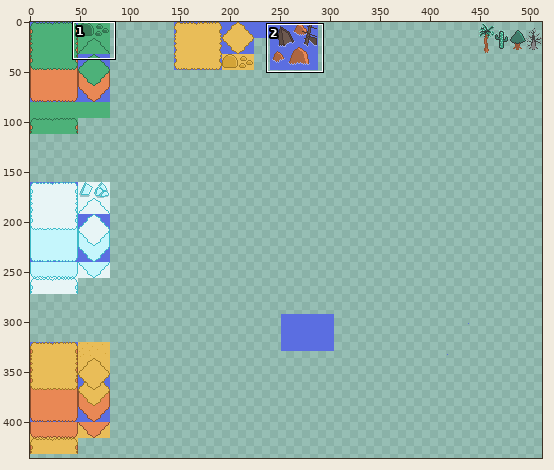
Two states of a pixel-art file, project-files/world_map_tileset.aseprite. Above: a wide view before the commit, with the close-up outlined.
Close-up. The starting point:
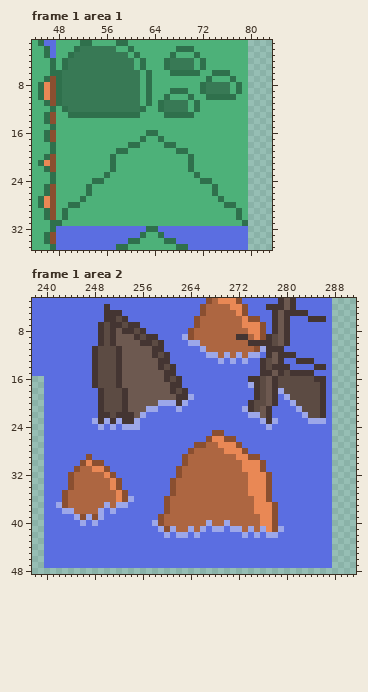
512x512 pixels, 1 frame. Colours within 5 levels of each other are drawn and written as one. Shown: frame 1 area 1: x 44..83, y 1..35; frame 1 area 2: x 238..291, y 3..48. The wide view leaves out empty margins. The commit also changed other frames or places, which this record leaves out.
After:
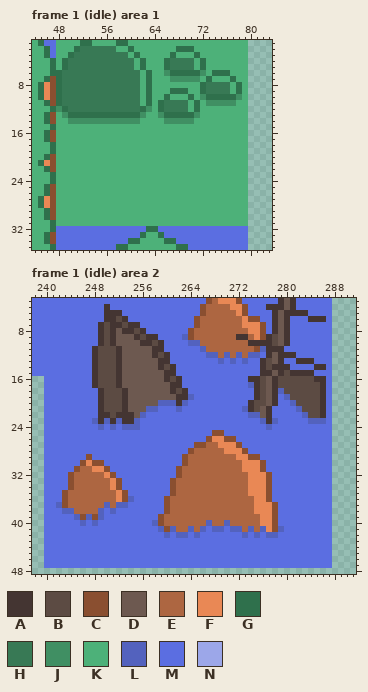
Palette (. is transparent): A #443532  B #5c4b43  C #8a4f30  D #6d5950  E #ad6641  F #e98855  G #2f704c  H #387955  J #408f63  K #4db179  L #5362be  M #5b6ee1  N #9ca7e9
Commit message: added animated tiles to world map
From old to new:
layer "ground_top #2" removed
--- frame 1 (idle) area 1
@@ x 44..83 @@
  5 KKKGKGHHHHHHHHHHHKGKKKGHHHHKGKKKKKKK....
- 6 KKKGGHHHHHHHHHHHHHKGKKKGGGGGKKGGGKKK....
- 7 KKGCGHHHHHHHHHHHHHKGKKKKKKKKKGKKKGKK....
+ 6 KKKGGHHHHHHHHHHHHHKGKKJGGGGGJKGGGKKK....
+ 7 KKGCGHHHHHHHHHHHHHKGKKKJJJJJKGKKKGKK....
  8 KGFCGHHHHHHHHHHHHHKGKKKKKKKKGHHHHKGK....
  9 KGFCGHHHHHHHHHHHHHKGKKKGGGKKGHHHHKGK....
-10 KGFCGHHHHHHHHHHHHHKGKKGKKKGKKGGGGGKK....
-11 KKGCGHHHHHHHHHHHHHKGKGHHHHKGKKKKKKKK....
-12 KKKGKGHHHHHHHHHHHHGKKGHHHHKGKKKKKKKK....
-13 KKGCKKGGGGGGGGGGGGKKKKGGGGGKKKKKKKKK....
-14 KKGCKKKKKKKKKKKKKKKKKKKKKKKKKKKKKKKK....
+10 KGFCGHHHHHHHHHHHHHKGKKGKKKGKJGGGGGJK....
+11 KKGCGHHHHHHHHHHHHHKGKGHHHHKGKJJJJJKK....
+12 KKKGJGHHHHHHHHHHHHGJKGHHHHKGKKKKKKKK....
+13 KKGCKJGGGGGGGGGGGGJKKJGGGGGJKKKKKKKK....
+14 KKGCKKJJJJJJJJJJJJKKKKJJJJJKKKKKKKKK....
 15 KKKGKKKKKKKKKKKKKKKKKKKKKKKKKKKKKKKK....
-16 KKGCKKKKKKKKKKKKKKKGGKKKKKKKKKKKKKKK....
-17 KKGCKKKKKKKKKKKKKKGKKGKKKKKKKKKKKKKK....
-18 KKKGKKKKKKKKKKKKGGKKKKGGKKKKKKKKKKKK....
-19 KKKGKKKKKKKKKKGGKKKKKKKKGGKKKKKKKKKK....
-20 KKGCKKKKKKKKKGKKKKKKKKKKKKGKKKKKKKKK....
-21 KGFCKKKKKKKKKGKKKKKKKKKKKKGKKKKKKKKK....
-22 KKGCKKKKKKKKKGKKKKKKKKKKKKGKKKKKKKKK....
-23 KKKGKKKKKKKKGKKKKKKKKKKKKKKGKKKKKKKK....
-24 KKKGKKKKKKGGKKKKKKKKKKKKKKKKGGKKKKKK....
-25 KKGCKKKKKGKKKKKKKKKKKKKKKKKKKKGKKKKK....
-26 KKGCKKKKKGKKKKKKKKKKKKKKKKKKKKGKKKKK....
-27 KGFCKKKKGKKKKKKKKKKKKKKKKKKKKKKGKKKK....
-28 KGFCKKGGKKKKKKKKKKKKKKKKKKKKKKKKGGKK....
-29 KKGCKGKKKKKKKKKKKKKKKKKKKKKKKKKKKKGK....
-30 KKGCKGKKKKKKKKKKKKKKKKKKKKKKKKKKKKGK....
-31 KKKGGKKKKKKKKKKKKKKKKKKKKKKKKKKKKKKG....
+16 KKGCKKKKKKKKKKKKKKKKKKKKKKKKKKKKKKKK....
+17 KKGCKKKKKKKKKKKKKKKKKKKKKKKKKKKKKKKK....
+18 KKKGKKKKKKKKKKKKKKKKKKKKKKKKKKKKKKKK....
+19 KKKGKKKKKKKKKKKKKKKKKKKKKKKKKKKKKKKK....
+20 KKGCKKKKKKKKKKKKKKKKKKKKKKKKKKKKKKKK....
+21 KGFCKKKKKKKKKKKKKKKKKKKKKKKKKKKKKKKK....
+22 KKGCKKKKKKKKKKKKKKKKKKKKKKKKKKKKKKKK....
+23 KKKGKKKKKKKKKKKKKKKKKKKKKKKKKKKKKKKK....
+24 KKKGKKKKKKKKKKKKKKKKKKKKKKKKKKKKKKKK....
+25 KKGCKKKKKKKKKKKKKKKKKKKKKKKKKKKKKKKK....
+26 KKGCKKKKKKKKKKKKKKKKKKKKKKKKKKKKKKKK....
+27 KGFCKKKKKKKKKKKKKKKKKKKKKKKKKKKKKKKK....
+28 KGFCKKKKKKKKKKKKKKKKKKKKKKKKKKKKKKKK....
+29 KKGCKKKKKKKKKKKKKKKKKKKKKKKKKKKKKKKK....
+30 KKGCKKKKKKKKKKKKKKKKKKKKKKKKKKKKKKKK....
+31 KKKGKKKKKKKKKKKKKKKKKKKKKKKKKKKKKKKK....
 32 KKKGMMMMMMMMMMMMMMMGGMMMMMMMMMMMMMMM....
--- frame 1 (idle) area 2, layer "water"
@@ x 261..278 @@
  8 MMMCEEEEEEEEEFFCMA
- 9 MMNCEEEEEEEAAEFCAB
-10 MMMNNEEEEEEEEAAAAB
-11 MMMMMNEEEEEEEECNAA
-12 MMMMMMNNENENENNMAD
-13 MMMMMMMMNMNMNMMABD
+ 9 MMLCEEEEEEEAAEFCAB
+10 MMMLLEEEEEEEEAAAAB
+11 MMMMMLEEEEEEEECLAA
+12 MMMMMMLLELELELLMAD
+13 MMMMMMMMLMLMLMMABD
 14 AMMMMMMMMMMMMMMABA
@@ x 238..291 @@
 16 ..MMMMMMMMABBBADDDDDDDABAMMMMMMMMMMMAABDABBBBBBAAM....
-17 ..MMMMMMMMABBBADDDDDDDDAAMMMMMMMMMMMNABDABBBBBBBAM....
-18 ..MMMMMMMMMABBBADDDDDDDABAMMMMMMMMMMMABDANBBBBBBAM....
-19 ..MMMMMMMMMABBBADDDDDDDDAANMMMMMMMMMMABDAMNBBBBBAM....
-20 ..MMMMMMMMMABBBADDDDDNNNANMMMMMMMMMMABBDAMMNBBBBAM....
-21 ..MMMMMMMMMABBBADDDNNMMMNMMMMMMMMMMNABDAMMMMNBBBAM....
-22 ..MMMMMMMMMAABAAADNMMMMMMMMMMMMMMMMMNNDAMMMMMNBBAM....
-23 ..MMMMMMMMNANANAANMMMMMMMMMMMMMMMMMMMMNANMMMMMNNNM....
-24 ..MMMMMMMMMNMNMNNNMMMMMMMMMMMMMMMMMMMMMNMMMMMMMMMM....
+17 ..MMMMMMMMABBBADDDDDDDDAAMMMMMMMMMMMLABDABBBBBBBAM....
+18 ..MMMMMMMMMABBBADDDDDDDABAMMMMMMMMMMMABDALBBBBBBAM....
+19 ..MMMMMMMMMABBBADDDDDDDDAALMMMMMMMMMMABDAMLBBBBBAM....
+20 ..MMMMMMMMMABBBADDDDDLLLALMMMMMMMMMMABBDAMMLBBBBAM....
+21 ..MMMMMMMMMABBBADDDLLMMMLMMMMMMMMMMLABDAMMMMLBBBAM....
+22 ..MMMMMMMMMAABAAADLMMMMMMMMMMMMMMMMMLLDAMMMMMLBBAM....
+23 ..MMMMMMMMLALALAALMMMMMMMMMMMMMMMMMMMMLALMMMMMLLLM....
+24 ..MMMMMMMMMLMLMLLLMMMMMMMMMMMMMMMMMMMMMLMMMMMMMMMM....
 25 ..MMMMMMMMMMMMMMMMMMMMMMMMMMMMCCMMMMMMMMMMMMMMMMMM....
@@ x 238..291 @@
 35 ..MMMCEEEEEEEEFCMMMMMMMCEEEEEEEEEEEEFFFCMMMMMMMMMM....
-36 ..MMMCEEEEEEEEFCNMMMMMCEEEEEEEEEEEEEEFFCMMMMMMMMMM....
-37 ..MMNCEEEEEENENNMMMMMMCEEEEEEEEEEEEEEFFFCMMMMMMMMM....
-38 ..MMMNNEEEENMNMMMMMMMMCEEEEEEEEEEEEEEFFFCMMMMMMMMM....
-39 ..MMMMMNCNCNMMMMMMMMMCEEEEEEEEEEEEEEEEFFCMMMMMMMMM....
-40 ..MMMMMMNMNMMMMMMMMMNCEEEEEEENEENEEEEEFFCMMMMMMMMM....
-41 ..MMMMMMMMMMMMMMMMMMMNCNEENENMNNMNNENENFCNMMMMMMMM....
-42 ..MMMMMMMMMMMMMMMMMMMMNMNNMNMMMMMMMNMNMNNMMMMMMMMM....
+36 ..MMMCEEEEEEEEFCLMMMMMCEEEEEEEEEEEEEEFFCMMMMMMMMMM....
+37 ..MMLCEEEEEELELLMMMMMMCEEEEEEEEEEEEEEFFFCMMMMMMMMM....
+38 ..MMMLLEEEELMLMMMMMMMMCEEEEEEEEEEEEEEFFFCMMMMMMMMM....
+39 ..MMMMMLCLCLMMMMMMMMMCEEEEEEEEEEEEEEEEFFCMMMMMMMMM....
+40 ..MMMMMMLMLMMMMMMMMMLCEEEEEEELEELEEEEEFFCMMMMMMMMM....
+41 ..MMMMMMMMMMMMMMMMMMMLCLEELELMLLMLLELELFCLMMMMMMMM....
+42 ..MMMMMMMMMMMMMMMMMMMMLMLLMLMMMMMMMLMLMLLMMMMMMMMM....
 43 ..MMMMMMMMMMMMMMMMMMMMMMMMMMMMMMMMMMMMMMMMMMMMMMMM....
